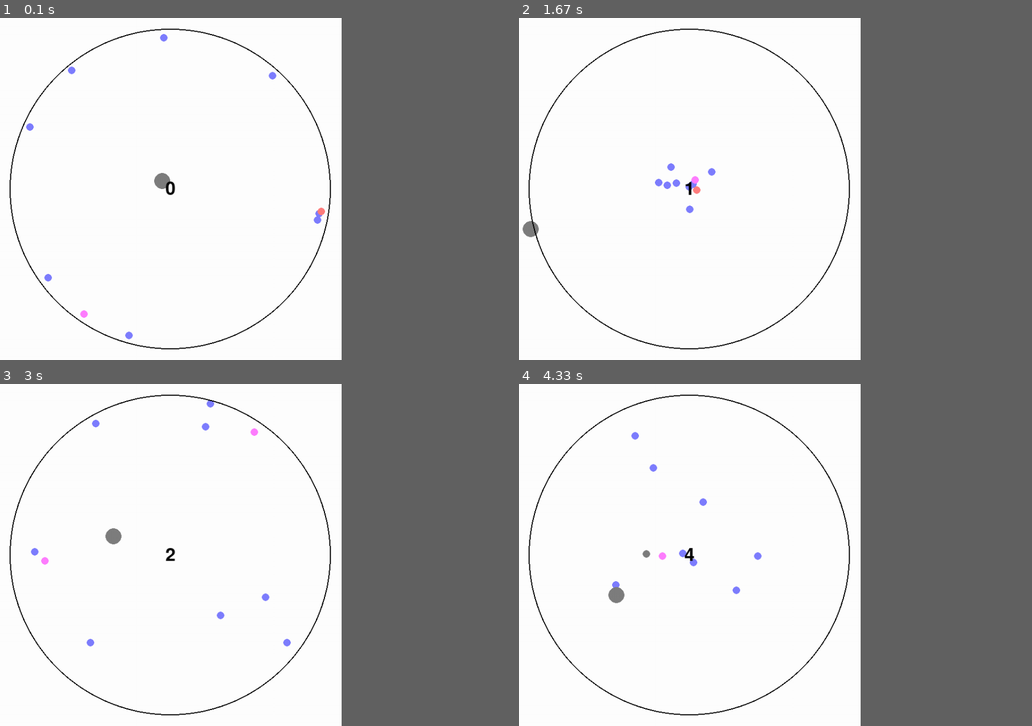
Above: before the commit, frames 1-4 (two rows, left to right).
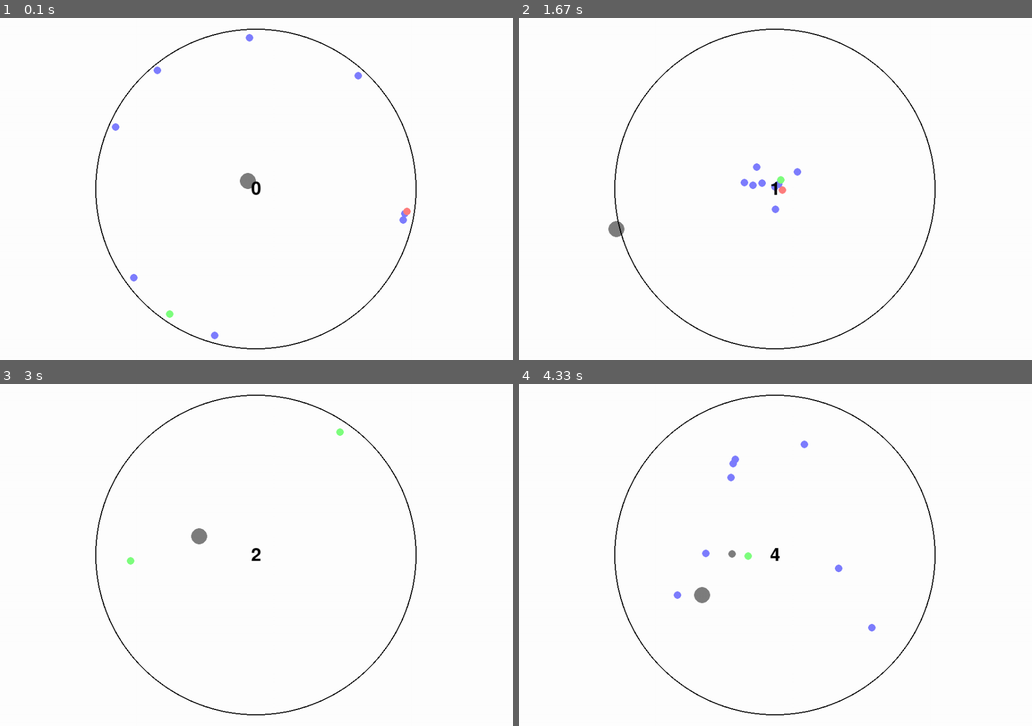
Above: after the commit, the same moments.

Repository: jeongha-daisy/raspberry-pi-pygame
Game: pygame game, started from game_v2.py
Same seed, same stepped clock (60 frames per second), same inputs: the game is played once before the commit and once after it.
Inputs:
- Up to frame 1 (0.1 s): no input
- Up to frame 2 (1.67 s): hold A 0.33-0.87 s; hold S 0.9-1.2 s; hold A 1.23-1.63 s
- Up to frame 3 (3 s): hold W 1.67-2.03 s; hold D 2.07-2.7 s; tap 1 at 2.73 s
- Up to frame 4 (4.33 s): hold S 3.07-3.43 s; tap 1 at 3.22 s; hold A 3.47-3.93 s; hold D from 3.97 s (still down)
In our replay, the window is 600x600 before the commit and 900x600 after it. These sizes can differ from the game's own. Grey fills any space a smaller window leaves; there, only what the larger window draws over its background counts as a difference.

The runs differ from the first frame. In frame 1, 2.6% of the frame differs, in the area x 1-82%, y 3-97%; in frame 2, 2.5%; in frame 3, 2.5%; in frame 4, 2.6%.

Commit message:
feat: 아이템 능력 구현

Diff:
--- a/arrows.py
+++ b/arrows.py
@@ -10,8 +10,20 @@
         self.size = ARROW_SIZE
         self.image = pygame.image.load(image_path).convert_alpha()
         self.image = pygame.transform.scale(self.image, (self.size, self.size))
+        self.respawn_delay = 0  # 화살 재생성까지 남은 시간(초)
+        self.freeze_timer = 0  # 멈춘 시간 (초)
 
     def update(self, dt):
+        # 딜레이 중이면 딜레이만 감소시키고 return
+        if self.respawn_delay > 0:
+            self.respawn_delay -= dt
+            return
+
+        # 멈춤 중이면 이동 생략 (위치는 그대로, 삭제 & 생성은 계속)
+        is_frozen = self.freeze_timer > 0
+        if is_frozen:
+            self.freeze_timer -= dt
+
         # 원 안에 있는 화살만 다시 만든다.
         self.arrows = [a for a in self.arrows if not self._is_out(a)]
 
@@ -35,8 +47,9 @@
 
 
         # 상하좌우가 아닌 생성된 방향으로 이동한다.
-        for arrow in self.arrows:
-            arrow[0] += arrow[1] * arrow[2] * dt  # pos += direction * speed * dt
+        if not is_frozen:
+            for arrow in self.arrows:
+                arrow[0] += arrow[1] * arrow[2] * dt
 
     # 화면에 그리는 메서드
     def draw(self, screen):
@@ -45,7 +58,9 @@
             pygame.draw.circle(screen, (127, 127, 255), arrow[0], self.size / 2)
 
     # 부딪혔는지 확인하는 메서드
-    def check_collision(self, collider):
+    def check_collision(self, collider, shield_active=False):
+        if shield_active:
+            return False  # 쉴드 중이면 충돌 무시
         left, right, top, bottom = collider
         for arrow in self.arrows:
             if left < arrow[0].x < right and top < arrow[0].y < bottom:
@@ -56,3 +71,10 @@
     def _is_out(self, arrow):
         # 중심으로부터 거리가 반지름 이상인지
         return arrow[0].distance_to(CENTER) > RADIUS
+
+    def clear_all(self):
+        self.arrows = []
+        self.respawn_delay = 1.0  # 1초 동안 새로 생성하지 않음
+
+    def freeze(self, seconds):
+        self.freeze_timer = seconds
--- a/game_v2.py
+++ b/game_v2.py
@@ -24,7 +24,16 @@
         if event.type == pygame.QUIT:
             running = False
         elif event.type == pygame.KEYDOWN:
-            items.use_item(event.key)
+            used_item = items.use_item(event.key)
+            if used_item in range(3):
+                print("장애물 파괴")
+                arrows.clear_all()
+            elif used_item in range(3, 5):
+                print("장애물 멈춤")
+                arrows.freeze(2)
+            elif used_item in range(5, 7):
+                print("쉴드 생성")
+                player.activate_shield(2.0)
 
     keys = pygame.key.get_pressed()
 
@@ -58,7 +67,8 @@
         # 맵 그리기
         pygame.draw.circle(screen, (0, 0, 0), (int(CENTER[0]), int(CENTER[1])), int(RADIUS), 2)
 
-        if arrows.check_collision(player.get_collider()):
+        # 충돌 검사 시 쉴드 반영
+        if arrows.check_collision(player.get_collider(), shield_active=(player.shield_timer > 0)):
             print("닿음")
             # game_state = 2
         if items.check_collision(player.get_collider()):
--- a/items.py
+++ b/items.py
@@ -46,13 +46,13 @@
             if item[3] == 1:
                 pygame.draw.circle(screen, (255, 127, 127), item[0], self.size / 2)
             elif item[3] == 2:
-                pygame.draw.circle(screen, (127, 255, 127), item[0], self.size / 2)
+                pygame.draw.circle(screen, (255, 185, 127), item[0], self.size / 2)
             elif item[3] == 3:
                 pygame.draw.circle(screen, (255, 255, 127), item[0], self.size / 2)
             elif item[3] == 4:
+                pygame.draw.circle(screen, (127, 255, 127), item[0], self.size / 2)
+            elif item[3] == 5:
                 pygame.draw.circle(screen, (255, 127, 255), item[0], self.size / 2)
-            elif item[3] == 5:
-                pygame.draw.circle(screen, (127, 255, 255), item[0], self.size / 2)
             elif item[3] == 6:
                 pygame.draw.circle(screen, (127, 127, 127), item[0], self.size / 2)
 
@@ -88,7 +88,7 @@
                 if item[3] == item_num:
                     print(f"아이템 {item_num} 사용")
                     self.collected_items.remove(item)
-                    return  # 하나만 사용하고 종료
+                    return item_num # 하나만 사용하고 종료
 
     def draw_collection(self, screen):
         x = 20
@@ -103,13 +103,13 @@
             if item[3] == 1:
                 color = (255, 127, 127)
             elif item[3] == 2:
-                color = (127, 255, 127)
+                color = (255, 185, 127)
             elif item[3] == 3:
                 color = (255, 255, 127)
             elif item[3] == 4:
+                color = (127, 255, 127)
+            elif item[3] == 5:
                 color = (255, 127, 255)
-            elif item[3] == 5:
-                color = (127, 255, 255)
             elif item[3] == 6:
                 color = (127, 127, 127)
 
--- a/player.py
+++ b/player.py
@@ -10,6 +10,8 @@
         self.speed = PLAYER_SPEED
         self.image = pygame.image.load(image_path).convert_alpha()
         self.image = pygame.transform.scale(self.image, (self.size, self.size))
+        self.shield_timer = 0
+        self.shield_radius = self.size * 1.2  # 시각적 쉴드 반지름
         self.address = 0x48
         self.A0 = 0x40
         self.A1 = 0x41
@@ -17,6 +19,8 @@
 
     # 움직임 메서드
     def move(self, keys, dt):
+        if self.shield_timer > 0:
+            self.shield_timer -= dt
         delta = pygame.Vector2(0, 0)
         if keys[pygame.K_w]: delta.y -= self.speed * dt
         if keys[pygame.K_s]: delta.y += self.speed * dt
@@ -60,6 +64,10 @@
         draw_pos = self.pos - pygame.Vector2(self.size / 2, self.size / 2)
 
         pygame.draw.circle(screen, (127, 127, 127), draw_pos, self.size / 2)
+
+        if self.shield_timer > 0:
+            draw_pos = self.pos - pygame.Vector2(self.size / 2, self.size / 2)
+            pygame.draw.circle(screen, (127, 127, 255), draw_pos, self.shield_radius, 3)
         # screen.blit(self.image, draw_pos)
 
     # 콜라이더 각 좌표 반환 (네모 상자)
@@ -68,3 +76,6 @@
             self.pos.x - self.size / 2, self.pos.x + self.size / 2,
             self.pos.y - self.size / 2, self.pos.y + self.size / 2
         )
+
+    def activate_shield(self, duration):
+        self.shield_timer = duration  # 예: 2.0초
--- a/settings.py
+++ b/settings.py
@@ -1,4 +1,4 @@
-SCREEN_WIDTH = 640
+SCREEN_WIDTH = 960
 SCREEN_HEIGHT = 640
 
 PLAYER_SIZE = 30
@@ -11,4 +11,4 @@
 LIMITED_ITEMS = 2
 
 CENTER = (SCREEN_WIDTH / 2, SCREEN_HEIGHT / 2)
-RADIUS = SCREEN_WIDTH / 2 - 20
+RADIUS = SCREEN_HEIGHT / 2 - 20
